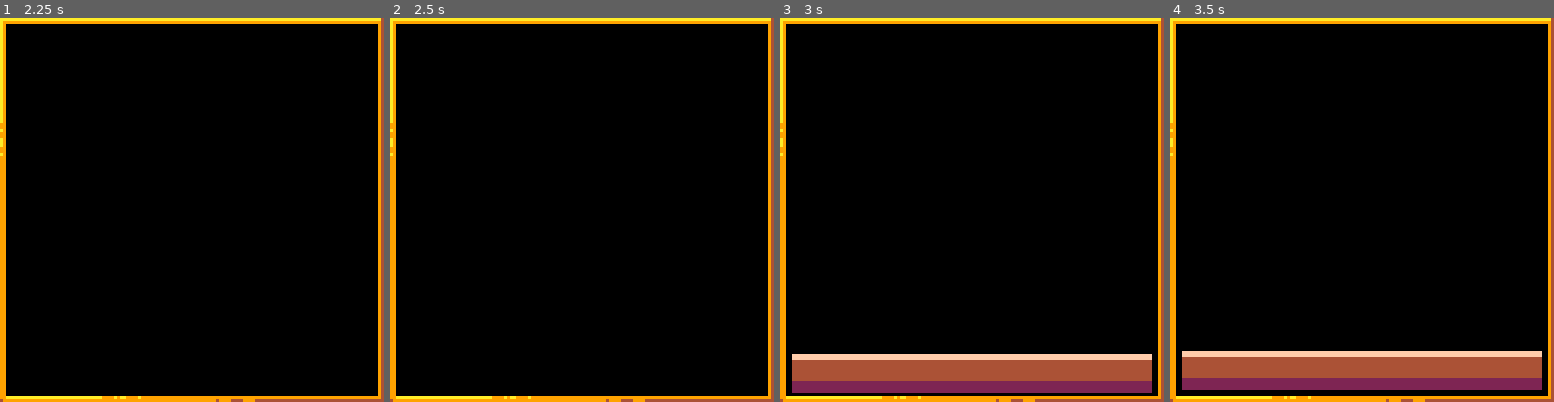
Above: before the commit, frames 1-4 (left to right).
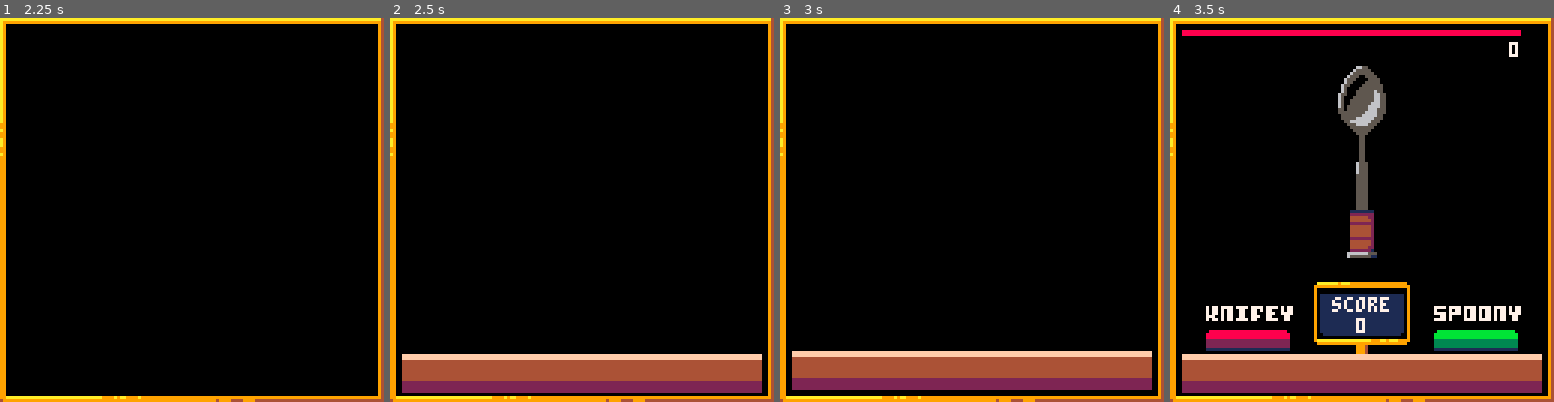
Above: after the commit, the same moments.

Repository: Jonic/knifey-spoony
Game: PICO-8 cartridge knifey-spoony.p8
Same seed, same stepped clock (60 frames per second), same inputs: the game is played once before the commit and once after it.
Inputs:
- Up to frame 1 (2.25 s): tap X (X key) at 0.33, 1.07, 1.85 s; tap O (Z key) at 0.7, 1.7, 2.1 s; hold Right 1.6-2.1 s
- Up to frame 2 (2.5 s): hold Right from 2.47 s (still down)
- Up to frame 3 (3 s): keep holding Right; tap O (Z key) at 2.5, 2.9 s; tap X (X key) at 2.97 s
- Up to frame 4 (3.5 s): release Right at 3.03 s; hold Left from 3.08 s (still down); tap O (Z key) at 3.3 s

Frame 1 is identical in both runs. In frame 2, 9.5% of the frame differs, in the area x 3-97%, y 87-98%; in frame 3, 2.9%; in frame 4, 14%, in the area x 3-97%, y 3-98%.

Commit message:
Updated title_transition_out timeout

Diff:
--- a/knifey-spoony.p8
+++ b/knifey-spoony.p8
@@ -702,7 +702,7 @@
   s.screen_flash = true
   s.transition   = {
     destination = 'playing_transition_in',
-    timeout     = 50,
+    timeout     = 35,
   }
 
   s.flash = function()
